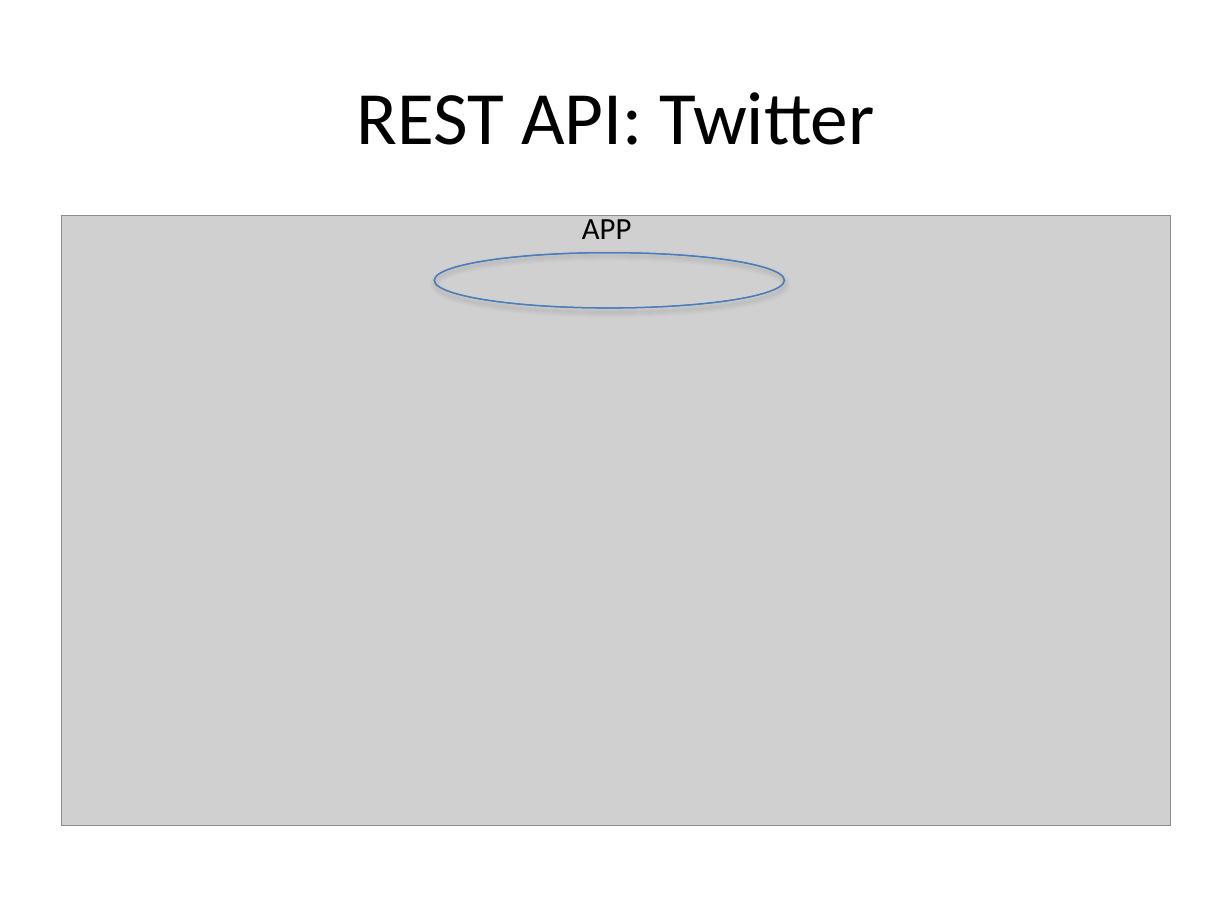
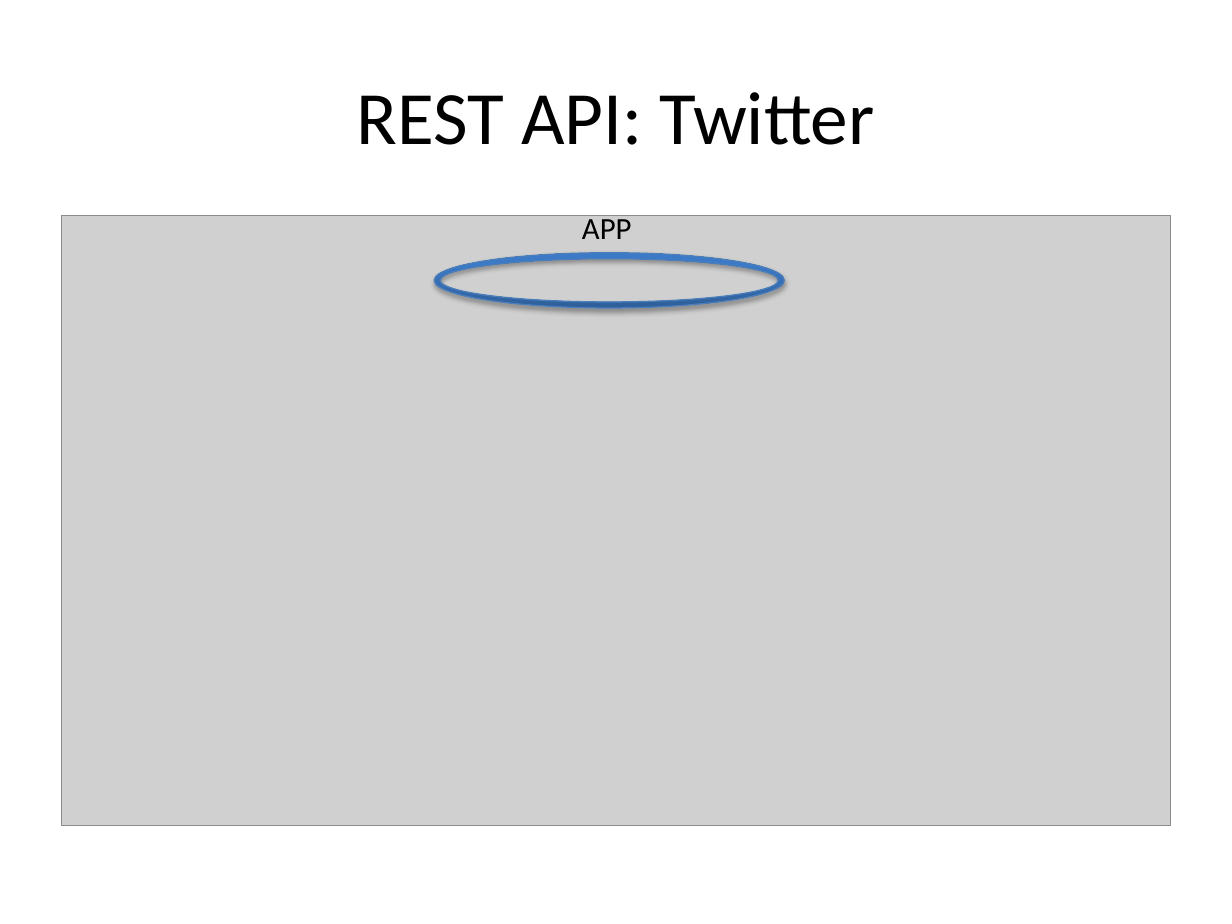
Before and after one commit to Ngom/bigdata_aims_senegal, a slide deck: slide 7 of slides/bd101/D4_Git_streamingAPI.pptx. Drawn at 1232x924 pixels with LibreOffice and Linux fonts; fonts in the diff are those of the drawing; grey boxes stand for pictures. Boxes give left, top, right and bottom in pixels: in the first picture for what was removed or moved away, otherwise in the second. Text is boxed around its words. In the diff, an @@ line names an element or a change of style, - is before the commit and + after.

```diff
--- a/slides/bd101/D4_Git_streamingAPI.pptx
+++ b/slides/bd101/D4_Git_streamingAPI.pptx
@@ donut at <box>434,253,784,308</box>: fill gradient #3F80CE to #A4C4FF to gradient #2F5F99 to #3D7CC7 to #3A7CCB; outline #4B7EBC 0.75 pt to #4A7EBB 0.75 pt; proportions changed @@
```
Also in this commit, not shown: 6 other slides changed, 13 other files.
